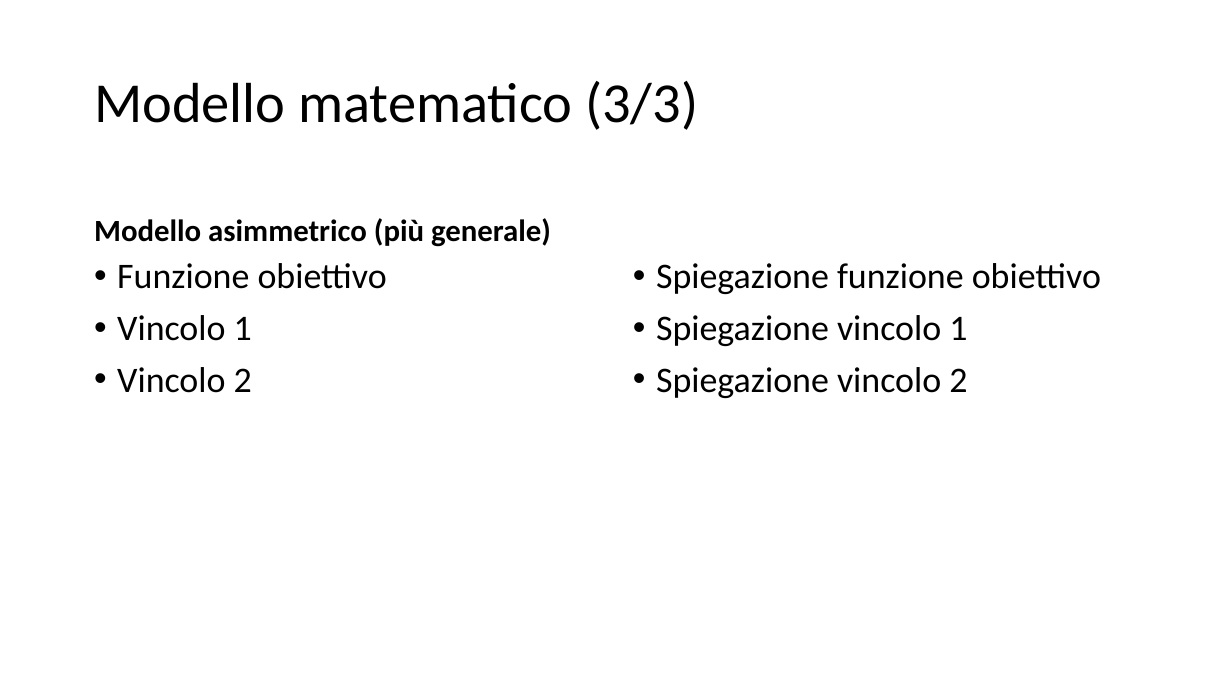
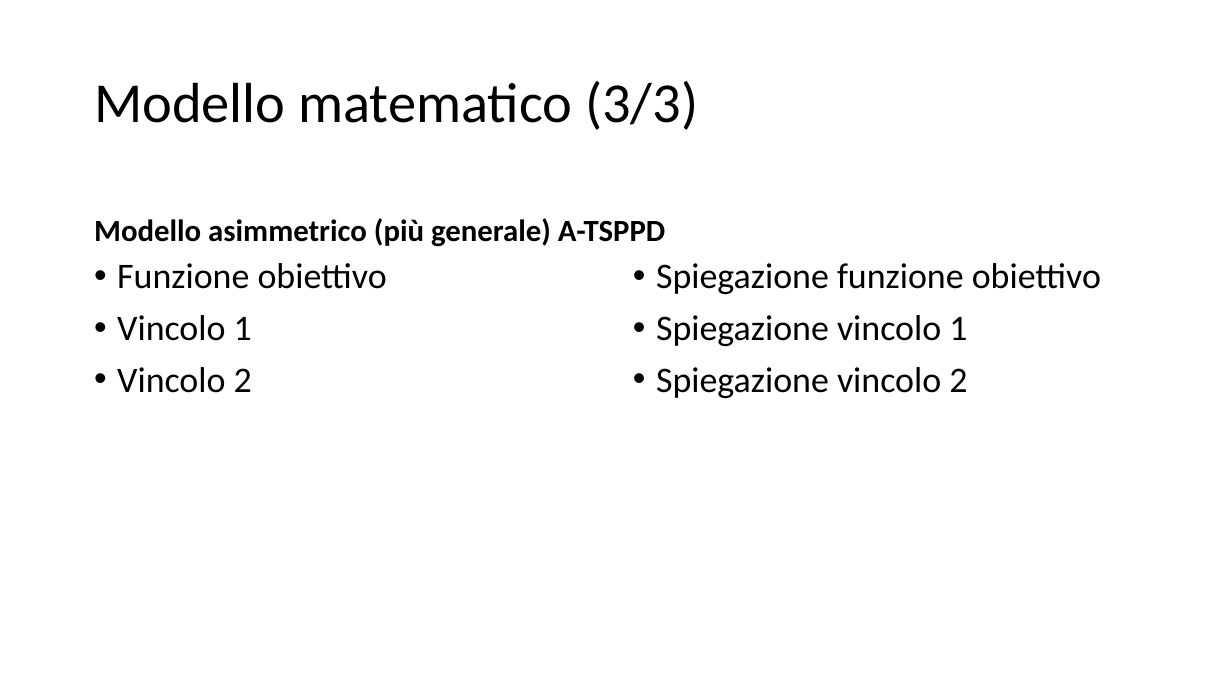
Before and after one commit to michele-vaccari/TSP-con-pick-up-and-delivery, a slide deck: slide 6 of doc/Draft.pptx. Drawn at 1232x693 pixels with LibreOffice and Linux fonts; fonts in the diff are those of the drawing. Boxes give left, top, right and bottom in pixels: in the first picture for what was removed or moved away, otherwise in the second. Text is boxed around its words. In the diff, an @@ line names an element or a change of style, - is before the commit and + after.

```diff
--- a/doc/Draft.pptx
+++ b/doc/Draft.pptx
@@ text at (94, 218, 665, 247): text changed @@
-Modello asimmetrico (più generale)
+Modello asimmetrico (più generale) A-TSPPD
```
Also in this commit, not shown: 5 other slides changed, 11 slides added, 4 other files.
